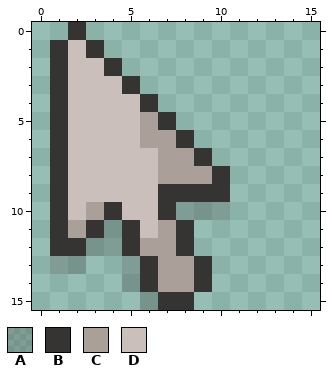
A pixel-art file gets an edit: assets/art/ui/asprite/cursor.aseprite. The first picture shows the starting point.
16x16 pixels, 1 frame.
Palette (. is transparent): A #3534333d  B #353433  C #ab9f99  D #cabfba
And afterwards:
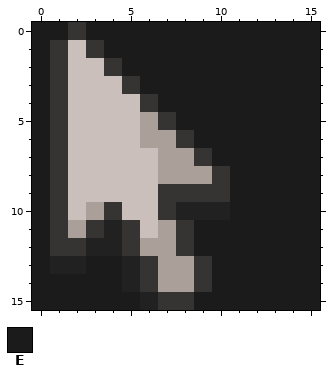
Colours new in this view: E #1b1b1b
Difference:
layer "Layer 4" added
@@ palette @@
-A #3534333d
+A #212121
--- layer "Layer 4"
@@ x 0..15 @@
- 0 ..B.............
- 1 .BDB............
- 2 .BDDB...........
- 3 .BDDDB..........
- 4 .BDDDDB.........
- 5 .BDDDDCB........
- 6 .BDDDDCCB.......
- 7 .BDDDDDCCB......
- 8 .BDDDDDCCCB.....
- 9 .BDDDDDBBBB.....
-10 .BDCBDDBAAA.....
-11 .BCBABDCB.......
-12 .BBAABCCB.......
-13 .AA..ABCCB......
-14 .....ABCCB......
-15 ......ABB.......
+ 0 EEBEEEEEEEEEEEEE
+ 1 EBDBEEEEEEEEEEEE
+ 2 EBDDBEEEEEEEEEEE
+ 3 EBDDDBEEEEEEEEEE
+ 4 EBDDDDBEEEEEEEEE
+ 5 EBDDDDCBEEEEEEEE
+ 6 EBDDDDCCBEEEEEEE
+ 7 EBDDDDDCCBEEEEEE
+ 8 EBDDDDDCCCBEEEEE
+ 9 EBDDDDDBBBBEEEEE
+10 EBDCBDDBAAAEEEEE
+11 EBCBABDCBEEEEEEE
+12 EBBAABCCBEEEEEEE
+13 EAAEEABCCBEEEEEE
+14 EEEEEABCCBEEEEEE
+15 EEEEEEABBEEEEEEE
Changed places in both pictures, as pixel boxes (x1, y1, x2, y2):
changed: (32, 22, 320, 310)
